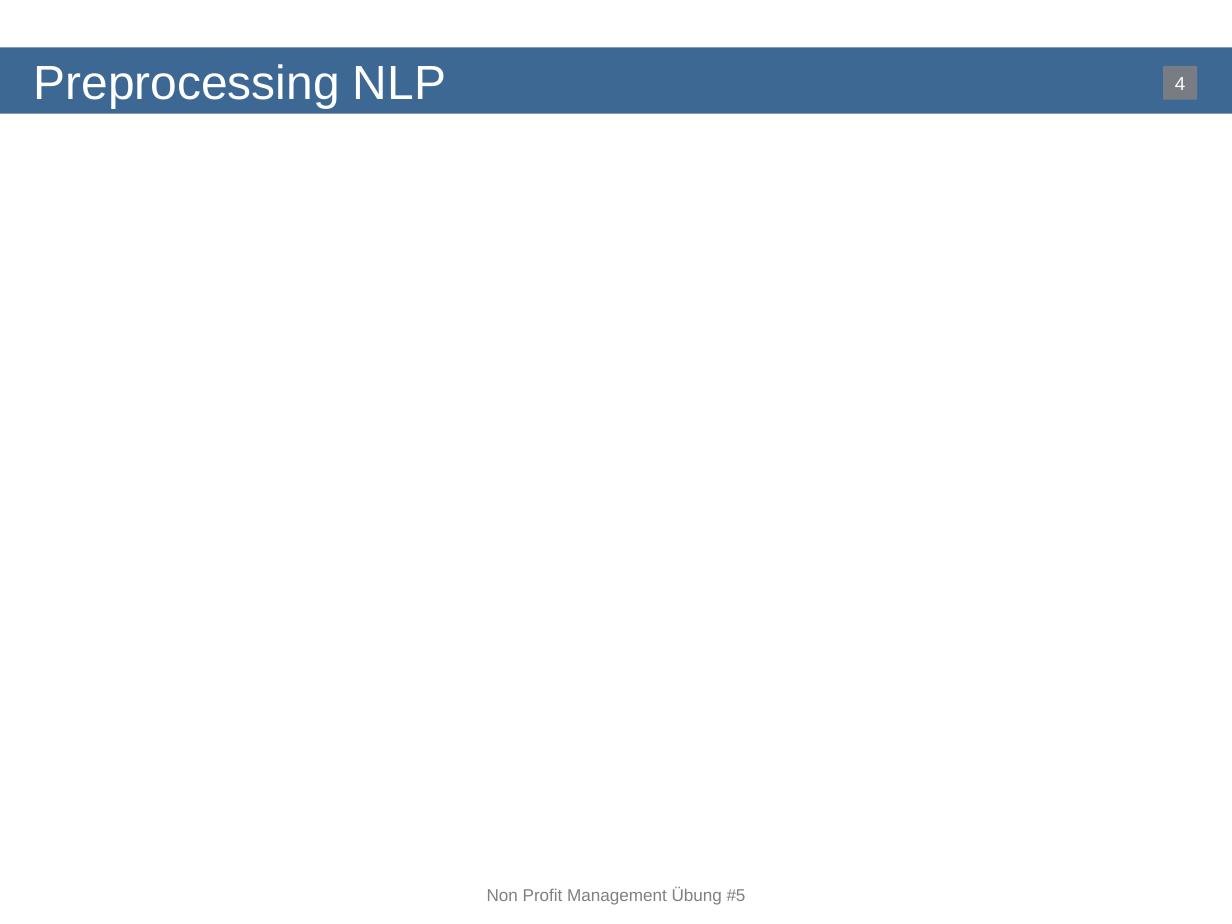
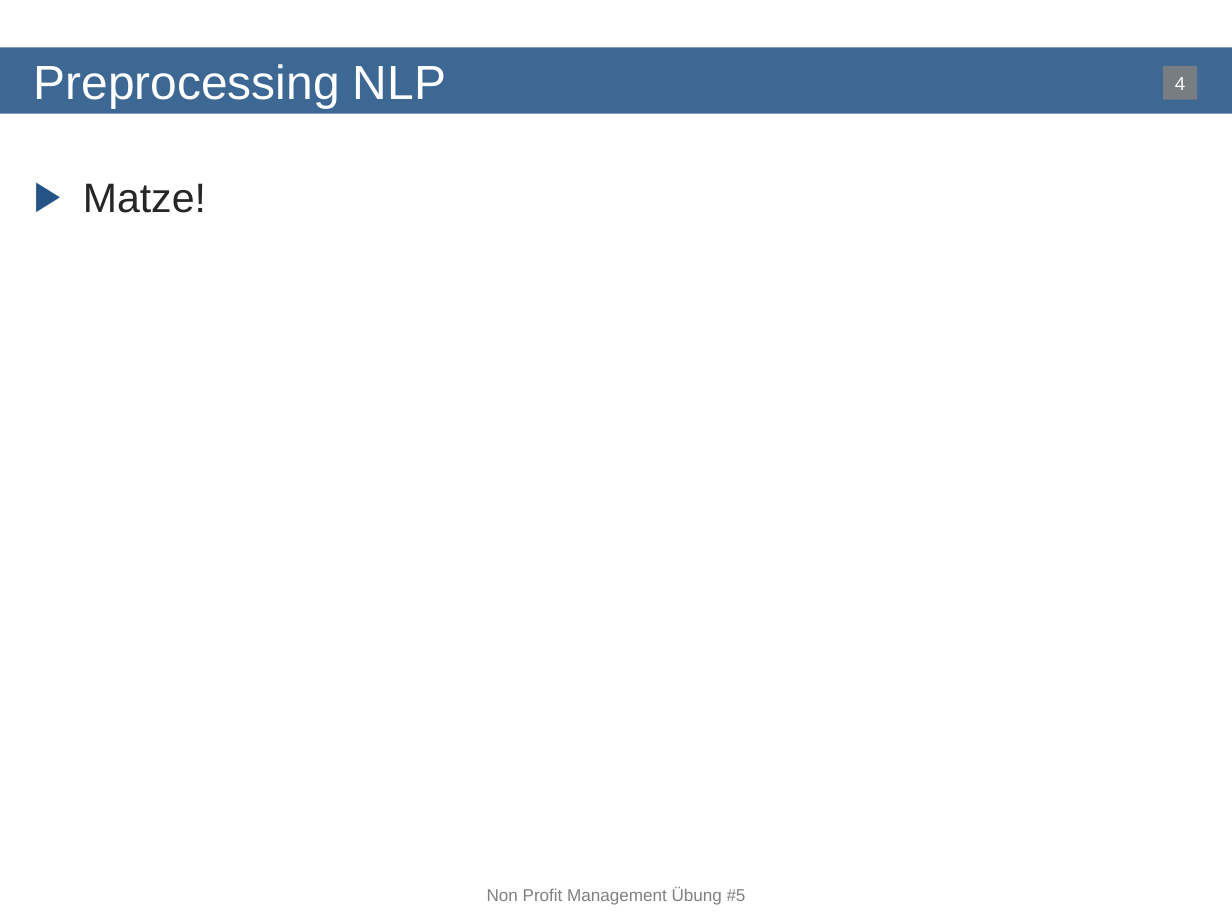
Before and after one commit to bequiet88/WebMining, a slide deck: slide 4 of LaTeX/Presentation/Presentation.pptx. Drawn at 1232x924 pixels with LibreOffice and Linux fonts; fonts in the diff are those of the drawing; background and template pictures are left out. Boxes give left, top, right and bottom in pixels: in the first picture for what was removed or moved away, otherwise in the second. Text is boxed around its words. In the diff, an @@ line names an element or a change of style, - is before the commit and + after.

Commit message:
repo clean-up, jochen's slides

```diff
--- a/LaTeX/Presentation/Presentation.pptx
+++ b/LaTeX/Presentation/Presentation.pptx
@@ text added at bbox=[83, 183, 206, 213], 24 pt, text #262626 @@
+▶ Matze!
```
Also in this commit, not shown: 36 other files.
